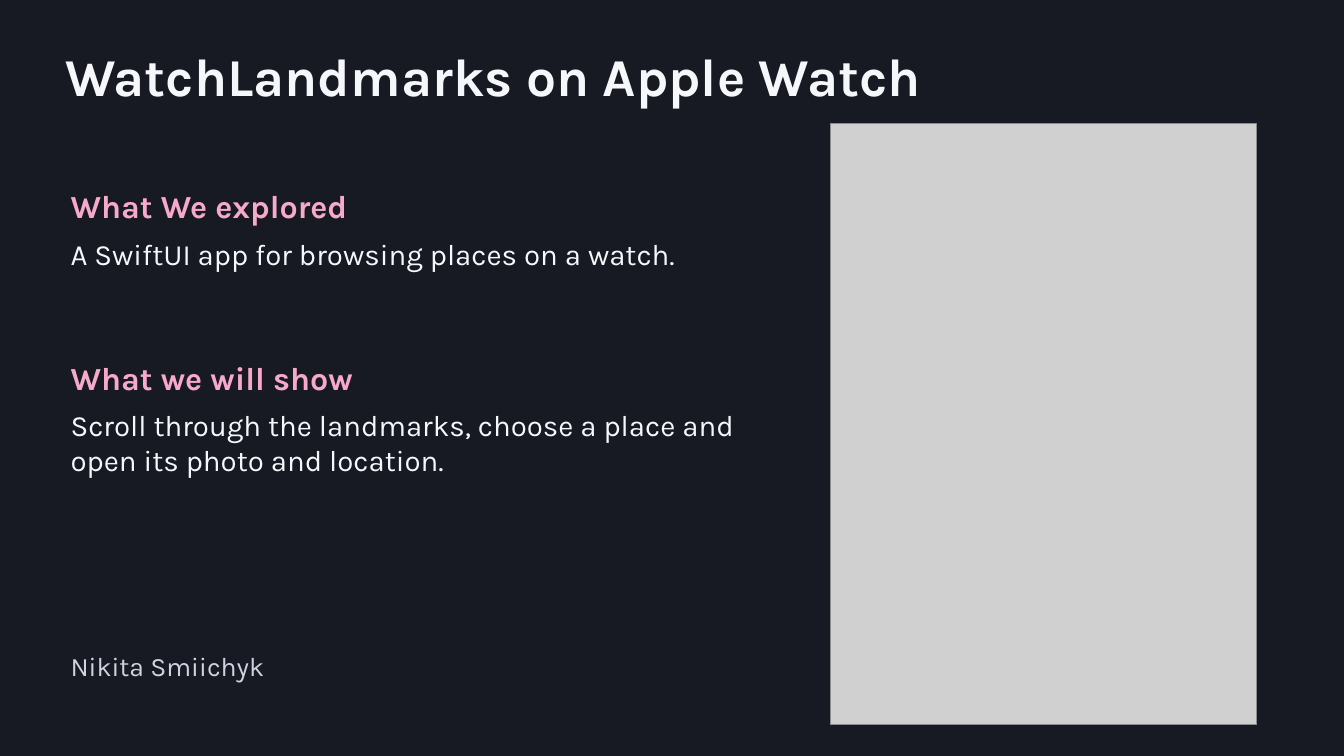
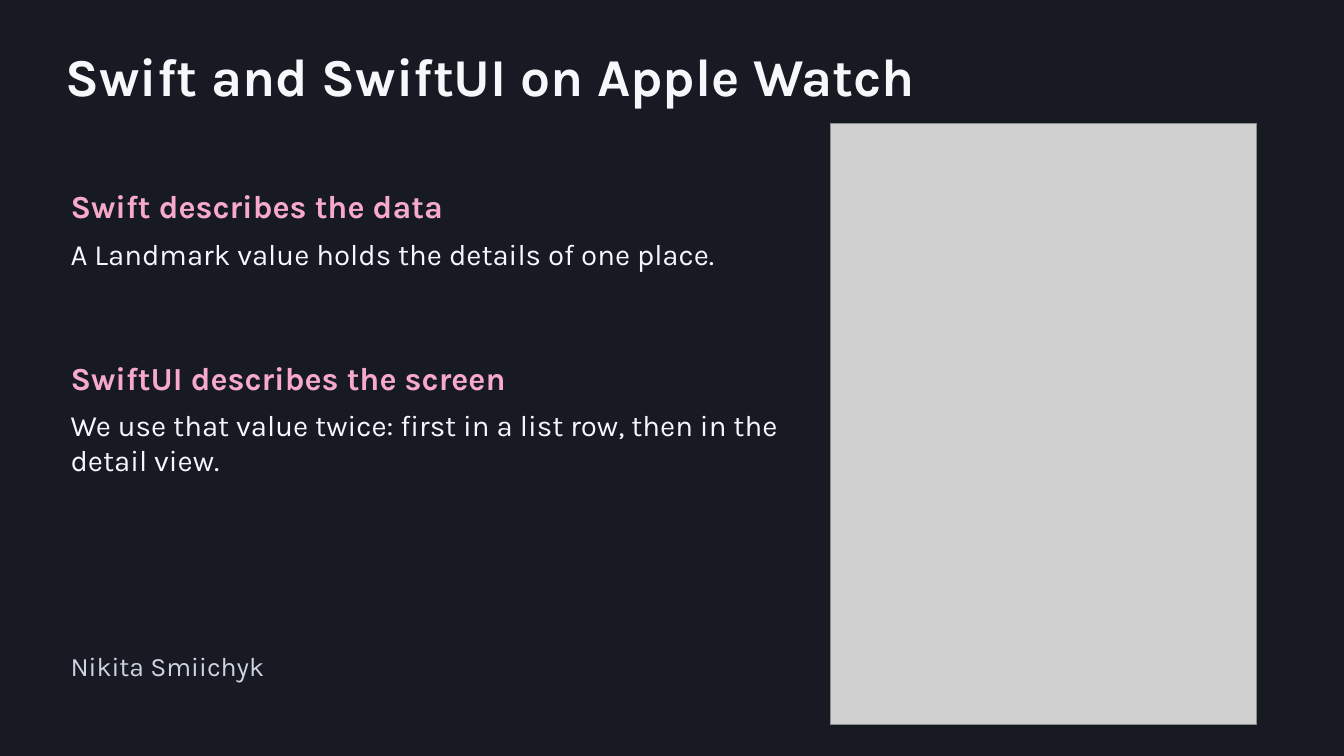
Before and after one commit to ms-Maryna/WearableAppDev, a slide deck: slide 1 of docs/slides/Nikita-watchOS.pptx. Drawn at 1344x756 pixels with LibreOffice and Linux fonts; fonts in the diff are those of the drawing; grey boxes stand for pictures. Boxes give left, top, right and bottom in pixels: in the first picture for what was removed or moved away, otherwise in the second. Text is boxed around its words. In the diff, an @@ line names an element or a change of style, - is before the commit and + after.

Commit message:
Refocus the watchOS slides on Swift and SwiftUI

```diff
--- a/docs/slides/Nikita-watchOS.pptx
+++ b/docs/slides/Nikita-watchOS.pptx
@@ text at box(65, 58, 915, 109): text changed @@
-WatchLandmarks on Apple Watch
+Swift and SwiftUI on Apple Watch
@@ text at box(71, 195, 443, 219): text changed @@
-What We explored
+Swift describes the data
@@ text at box(71, 244, 714, 272): text changed @@
-A SwiftUI app for browsing places on a watch.
+A Landmark value holds the details of one place.
@@ text at box(71, 367, 506, 391): text changed @@
-What we will show
+SwiftUI describes the screen
@@ text at box(71, 415, 777, 472): text changed @@
-Scroll through the landmarks, choose a place and open its photo and location.
+We use that value twice: first in a list row, then in the detail view.
```
Also in this commit, not shown: 4 other slides changed, 1 slide added, 1 slide removed.
